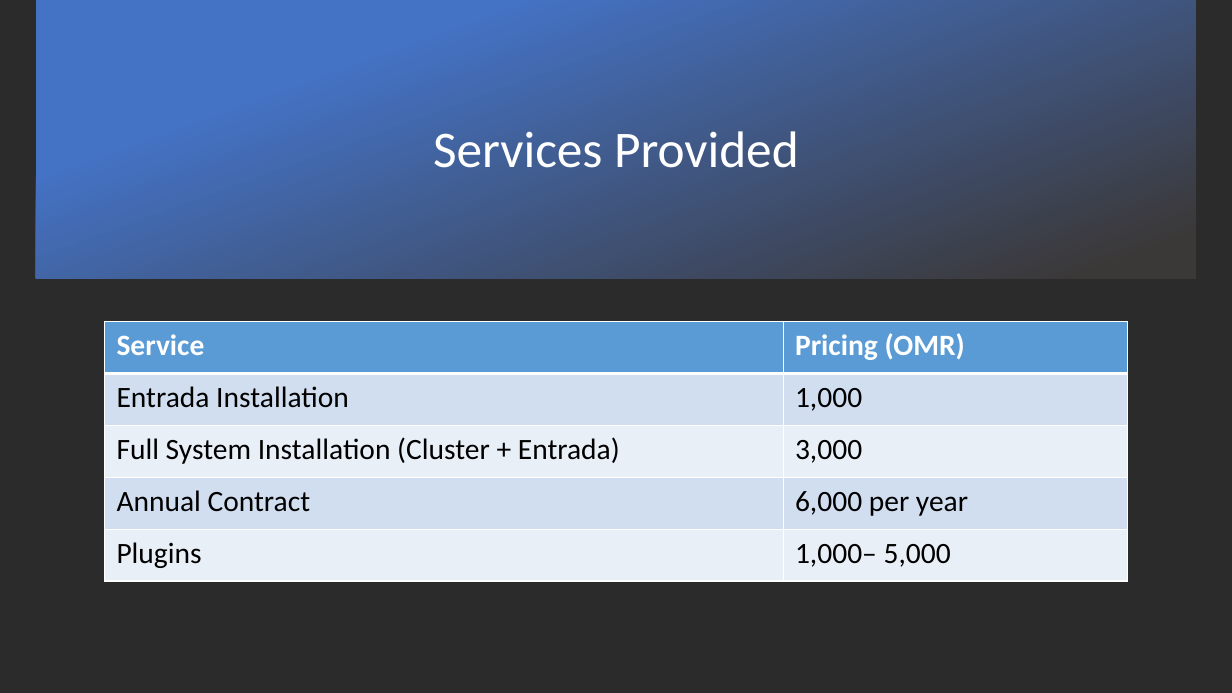
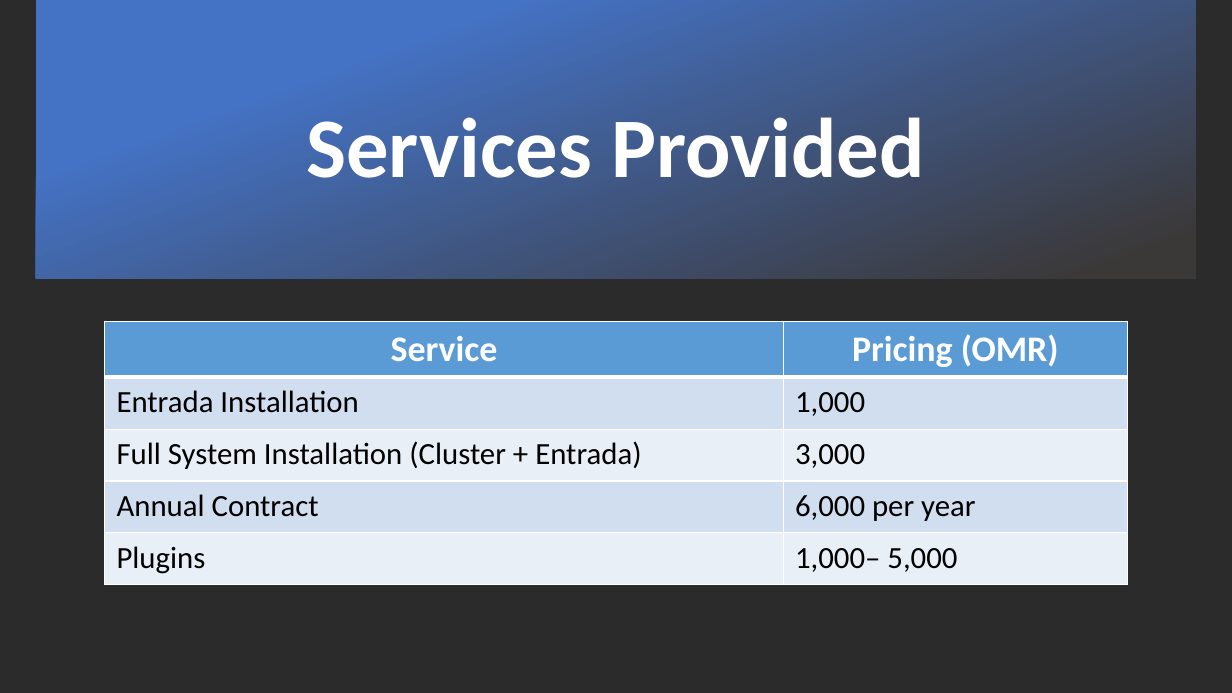
Before and after one commit to Aliii98/osoc19, a slide deck: slide 19 of OSOC-Final.pptx (slide 21 before the commit). Drawn at 1232x693 pixels with LibreOffice and Linux fonts; fonts in the diff are those of the drawing; background and template pictures are left out; a plain dark background stands for a picture behind light text. Boxes give left, top, right and bottom in pixels: in the first picture for what was removed or moved away, otherwise in the second. Text is boxed around its words. In the diff, an @@ line names an element or a change of style, - is before the commit and + after.

Commit message:
update font

```diff
--- a/OSOC-Final.pptx
+++ b/OSOC-Final.pptx
@@ title "Services Provided" at (x1=306, y1=117, x2=925, y2=178): size 40 to 66 pt, bold on @@
@@ table at (x1=104, y1=322, x2=1127, y2=584) @@
@@ size 23 to 28 pt in "Service", "Pricing (OMR)" @@
@@ size 23 to 24 pt in "Entrada Installation", "1,000", "Full System Installation (Cluster + Entrada)", "3,000" and 4 more places @@
@@ alignment left to centre @@
```
Also in this commit, not shown: 17 other slides changed, 2 slides removed.
